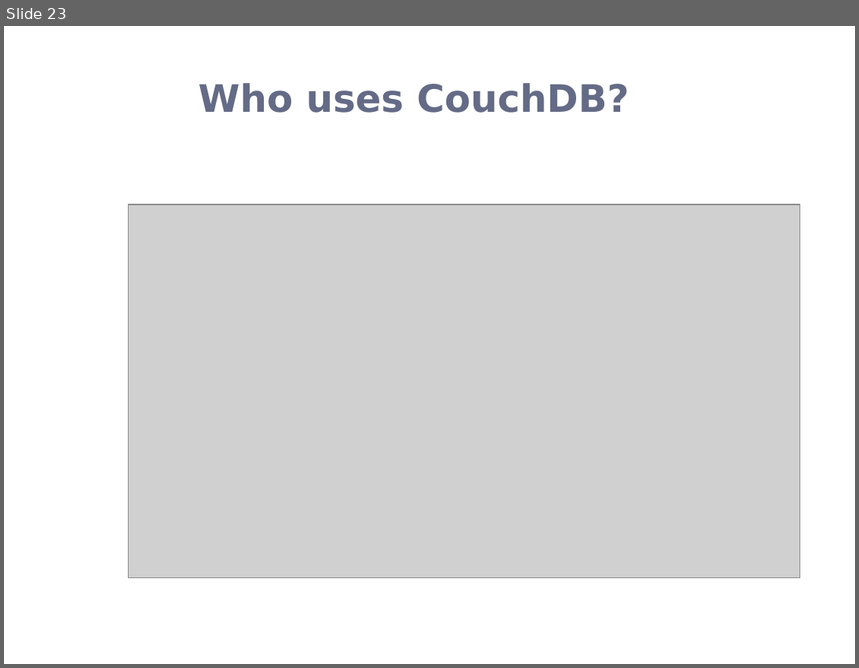
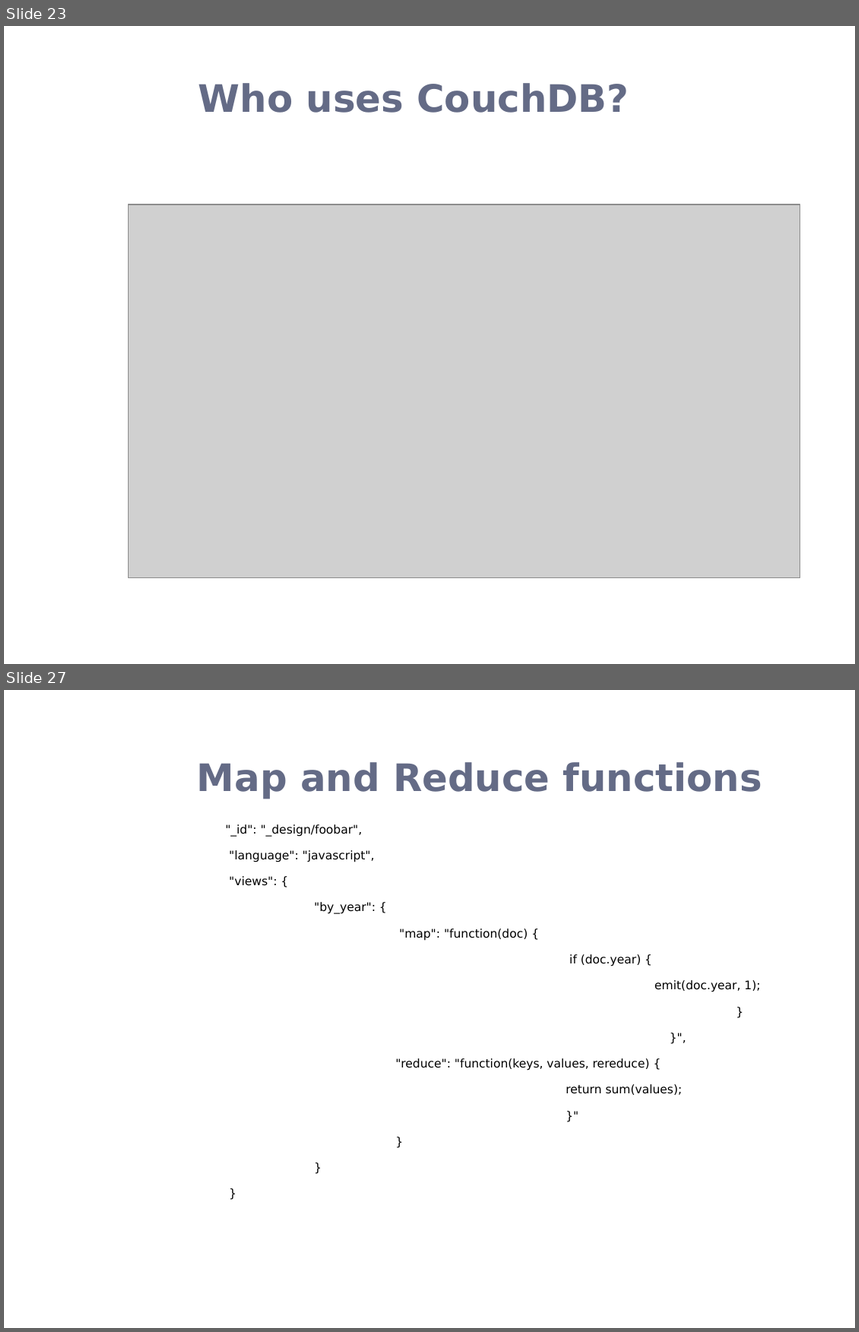
Before and after one commit to rohanz1993/Team_9_Heroku_Shopping_Cart_-_AWS_NoSQL_Service, a slide deck: Donita/CouchDB.pptx. Shown one above the other, each under a label of ours: slide 23 before the commit, slides 23 and 27 after it; the slides between them are not shown. The pictures are 859x668 and 859x1332 pixels, drawn with LibreOffice and Linux fonts; fonts in the diff are those of the drawing; grey boxes stand for pictures; background and template pictures are left out. Boxes give left, top, right and bottom in pixels: in the first picture for what was removed or moved away, otherwise in the second. Text is boxed around its words. In the diff, an @@ line names an element or a change of style, - is before the commit and + after.

Commit message:
updated ppt map-reduce
updated ppt map-reduce

```diff
--- a/Donita/CouchDB.pptx
+++ b/Donita/CouchDB.pptx
@@ slide 27 added at <box>4,690,855,1328</box>, background picture (left out) @@
@@ title added at <box>197,762,762,799</box>, 32 pt, text #646B86, bold @@
+Map and Reduce functions
@@ text added at <box>225,825,760,1095</box>, 10 pt, text #000000 @@
+"_id": "_design/foobar",
+"language": "javascript",
+"views": {
+"by_year": {
+"map": "function(doc) {
+if (doc.year) {
+emit(doc.year, 1);
+}
+}",
+"reduce": "function(keys, values, rereduce) {
+return sum(values);
+}"
+}
+}
+}
```
Also in this commit, not shown: 6 other slides added.
